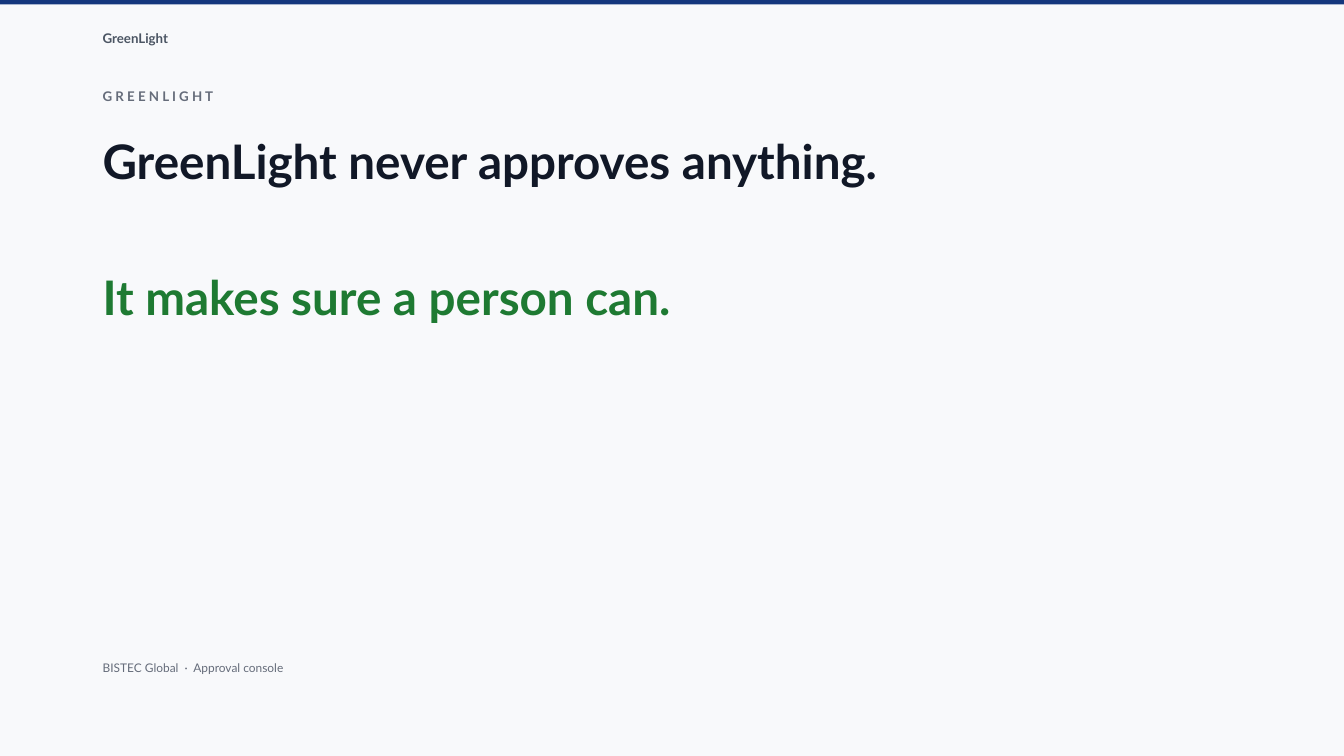
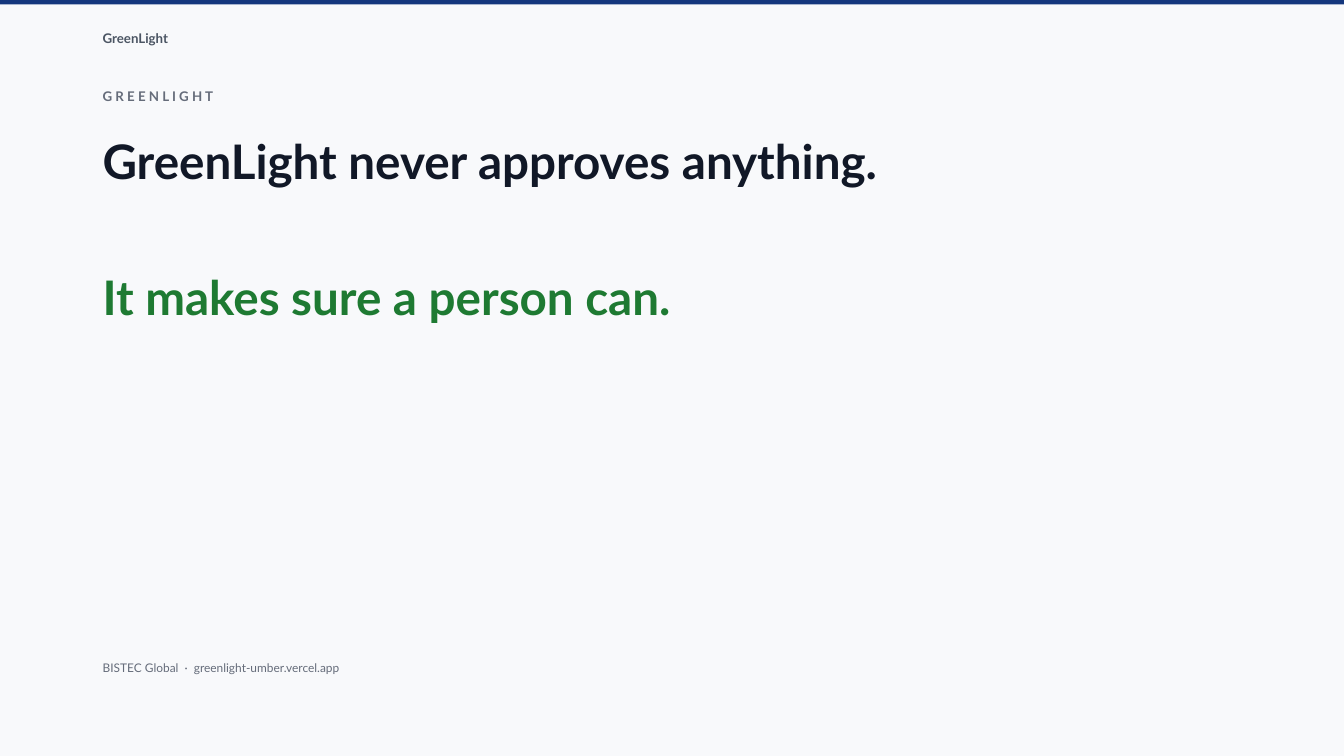
Before and after one commit to lakshitha-dev/greenlight, a slide deck: slide 12 of docs/greenlight-deck.pptx (slide 13 before the commit). Drawn at 1344x756 pixels with LibreOffice and Linux fonts; fonts in the diff are those of the drawing. Boxes give left, top, right and bottom in pixels: in the first picture for what was removed or moved away, otherwise in the second. Text is boxed around its words. In the diff, an @@ line names an element or a change of style, - is before the commit and + after.

```diff
--- a/docs/greenlight-deck.pptx
+++ b/docs/greenlight-deck.pptx
@@ text at [103,663,340,674]: text changed @@
-BISTEC Global · Approval console
+BISTEC Global · greenlight-umber.vercel.app
```
Also in this commit, not shown: 6 other slides changed, 5 slides added, 6 slides removed, 3 other files.
